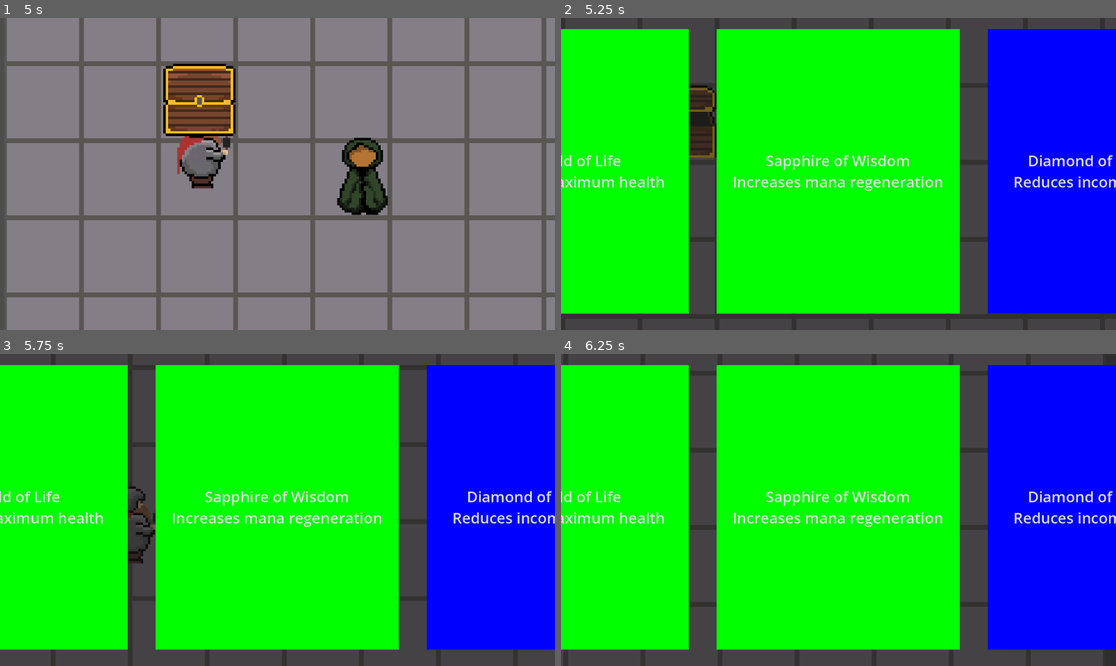
Above: before the commit, frames 1-4 (two rows, left to right).
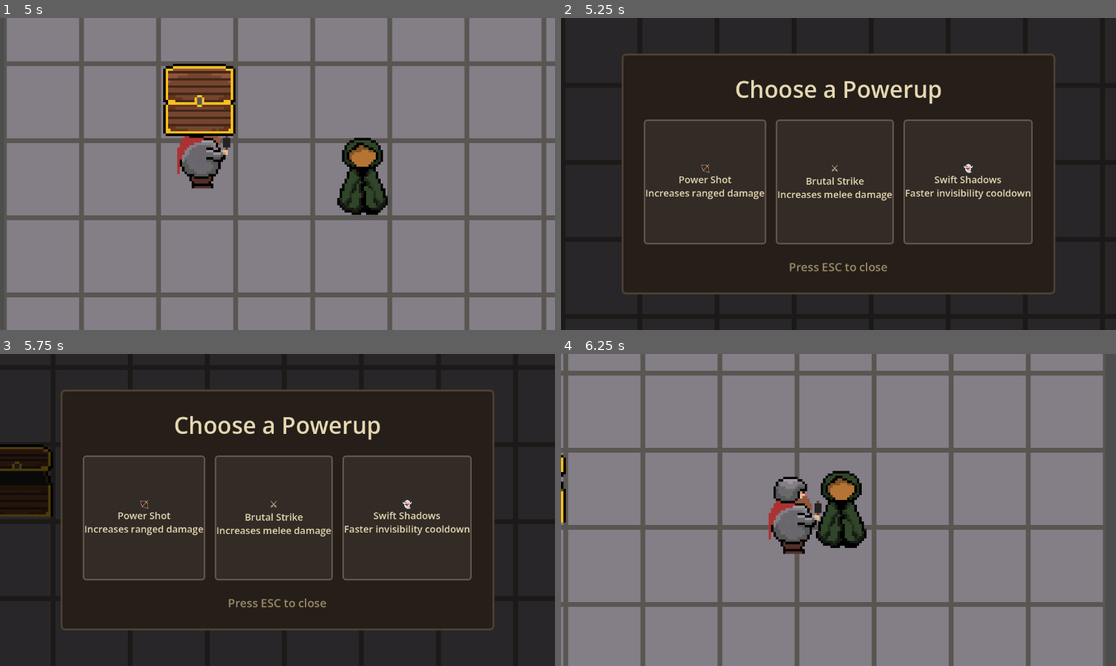
Above: after the commit, the same moments.

Repository: afilipovski/masked-descent
Game: Godot game, scene res://scenes/test_room.tscn
The game is run twice, just before and just after one commit, with the same random seed, the same clock (stepped at 60 frames per second) and the same inputs. This scene is started directly instead of the project's main scene. Sound files missing from this copy of the repository are replaced by a short silence.
Inputs (mouse positions are in pixels of both pictures, inside the frame that each line leads up to):
- Up to frame 1 (5 s): tap Enter (ui_accept) at 0.5, 0.77, 1.52, 3.02, 3.77, 4.52 s; hold W (move_up) 0.53-2.03 s; tap E (Interact) at 0.6, 2.85 s; tap Tab (cycle_mask) at 1.35, 3.6 s; hold A (move_left) 2.03-3.53 s; tap Shift (sprint) at 2.1, 4.35 s; hold S (move_down) 3.53-4.28 s; tap Escape (ui_cancel) at 4.15 s; hold D (move_right) from 4.28 s (still down)
- Up to frame 2 (5.25 s): release D (move_right) at 5.03 s; hold W (move_up) from 5.03 s (still down); tap E (Interact) at 5.1 s
- Up to frame 3 (5.75 s): keep holding W (move_up)
- Up to frame 4 (6.25 s): release W (move_up) at 5.75 s; click (705, 519) at 5.75 s, where only the run after the commit has a clickable "🏹 Power Shot Increases ranged…"

Frame 1 is identical in both runs. In frame 2, 96% of the frame differs, in the area x 0-100%, y 0-100%; in frame 3, 98%; in frame 4, 100%.
Error before the commit: Attempt to call function 'show' in base 'null instance' on a null instance. (res://scripts/player.gd:71)
Error after the commit: Attempt to call function 'show' in base 'null instance' on a null instance. (res://scripts/player.gd:74)

Commit message:
Improved chests

Diff:
--- a/scripts/combat_manager.gd
+++ b/scripts/combat_manager.gd
@@ -20,7 +20,7 @@
 const STEALTH_DURATION: float = 1.0
 const STEALTH_SPEED_MULTIPLIER: float = 1.5
 const STEALTH_OPACITY: float = 0.3
-const STEALTH_COOLDOWN: float = 3.0
+var STEALTH_COOLDOWN: float = 3.0  # Changed to var so it can be modified by powerups
 
 func _ready() -> void:
     set_process(true)
--- a/scripts/interactables/treasure_chest.gd
+++ b/scripts/interactables/treasure_chest.gd
@@ -1,18 +1,18 @@
 extends Node2D
 class_name TreasureChest
 
-signal chest_opened(gems: Array[GemData])
-
-@export var gem_selection_ui_scene: PackedScene
+signal chest_opened
+signal powerup_selected(powerup: PowerupData)
+
 @export var is_opened: bool = false
-@export var gems_to_offer: int = 3
 @export var open_sound: AudioStream
 
 var interaction_area: Area2D
 var animated_sprite: AnimatedSprite2D
-var gem_selection_ui: GemSelectionUI
+var chest_ui: Control
 var player_nearby: bool = false
 var open_sound_player: AudioStreamPlayer2D
+var available_powerups: Array[PowerupData] = []
 
 func _ready():
 	add_to_group("interactables")
@@ -124,36 +124,156 @@
 	elif animated_sprite and animated_sprite.sprite_frames and animated_sprite.sprite_frames.has_animation("open"):
 		animated_sprite.play("open")
 
-	# Generate random gems
-	var available_gems = GemData.get_random_gems(gems_to_offer)
-
-	# Show gem selection UI
-	_show_gem_selection(available_gems)
-
-func _show_gem_selection(gems: Array[GemData]):
+	# Get all powerups to offer
+	available_powerups = PowerupData.get_all_powerups()
+
+	# Show chest UI with powerups
+	_show_chest_ui()
+
+func _show_chest_ui():
 	# Create UI if it doesn't exist
-	if not gem_selection_ui:
-		# Create the UI programmatically since we don't have a scene file
-		gem_selection_ui = GemSelectionUI.new()
+	if not chest_ui:
+		chest_ui = _create_chest_ui()
 
 		# Create a CanvasLayer to ensure UI renders above everything and ignores camera
 		var canvas_layer = CanvasLayer.new()
+		canvas_layer.name = "ChestUILayer"
 		canvas_layer.layer = 100  # High layer to render on top
 		get_tree().current_scene.add_child(canvas_layer)
-		canvas_layer.add_child(gem_selection_ui)
-
-		gem_selection_ui.gem_selected.connect(_on_gem_selected)
-		gem_selection_ui.selection_cancelled.connect(_on_selection_cancelled)
-
-	if gem_selection_ui:
-		gem_selection_ui.show_gem_selection(gems)
-
-func _on_gem_selected(gem: GemData):
-	print("Player selected: ", gem.gem_name)
-	chest_opened.emit([gem])
-
-	# TODO: Add gem to player's mask inventory
-	# PlayerInventory.add_gem(gem)
-
-func _on_selection_cancelled():
-	print("Player cancelled gem selection")
+		canvas_layer.add_child(chest_ui)
+
+	# Lock player movement
+	var players = get_tree().get_nodes_in_group("player")
+	if players.size() > 0:
+		players[0].lock_movement()
+
+	chest_ui.show()
+	chest_opened.emit()
+
+func _create_chest_ui() -> Control:
+	var ui = Control.new()
+	ui.name = "ChestUI"
+	ui.set_anchors_preset(Control.PRESET_FULL_RECT)
+	ui.hide()
+
+	# Semi-transparent dark overlay
+	var overlay = ColorRect.new()
+	overlay.color = Color(0, 0, 0, 0.7)
+	overlay.set_anchors_preset(Control.PRESET_FULL_RECT)
+	ui.add_child(overlay)
+
+	# Get viewport size to center panel
+	var viewport_size = get_viewport().get_visible_rect().size
+
+	# Main panel with dungeon aesthetic - wider for 3 buttons
+	var panel = Panel.new()
+	panel.size = Vector2(900, 500)
+	panel.position = Vector2((viewport_size.x - 900) / 2, (viewport_size.y - 500) / 2)
+
+	# Dark stone-like background
+	var panel_style = StyleBoxFlat.new()
+	panel_style.bg_color = Color(0.15, 0.12, 0.1)  # Dark brownish stone
+	panel_style.border_color = Color(0.3, 0.25, 0.2)  # Lighter stone border
+	panel_style.border_width_left = 4
+	panel_style.border_width_right = 4
+	panel_style.border_width_top = 4
+	panel_style.border_width_bottom = 4
+	panel_style.corner_radius_top_left = 8
+	panel_style.corner_radius_top_right = 8
+	panel_style.corner_radius_bottom_left = 8
+	panel_style.corner_radius_bottom_right = 8
+	panel.add_theme_stylebox_override("panel", panel_style)
+
+	ui.add_child(panel)
+
+	# VBox for content
+	var vbox = VBoxContainer.new()
+	vbox.position = Vector2(40, 40)
+	vbox.size = Vector2(820, 420)
+	vbox.add_theme_constant_override("separation", 30)
+	panel.add_child(vbox)
+
+	# Title
+	var title = Label.new()
+	title.text = "Choose a Powerup"
+	title.horizontal_alignment = HORIZONTAL_ALIGNMENT_CENTER
+	title.add_theme_font_size_override("font_size", 48)
+	title.add_theme_color_override("font_color", Color(0.9, 0.85, 0.7))  # Parchment color
+	vbox.add_child(title)
+
+	# Powerup buttons container
+	var button_container = HBoxContainer.new()
+	button_container.alignment = BoxContainer.ALIGNMENT_CENTER
+	button_container.size_flags_vertical = Control.SIZE_EXPAND_FILL
+	button_container.add_theme_constant_override("separation", 20)
+	vbox.add_child(button_container)
+
+	# Create a button for each powerup
+	for powerup in available_powerups:
+		var button = _create_powerup_button(powerup)
+		button_container.add_child(button)
+
+	# Close instruction
+	var close_label = Label.new()
+	close_label.text = "Press ESC to close"
+	close_label.horizontal_alignment = HORIZONTAL_ALIGNMENT_CENTER
+	close_label.add_theme_font_size_override("font_size", 24)
+	close_label.add_theme_color_override("font_color", Color(0.6, 0.55, 0.4))
+	vbox.add_child(close_label)
+
+	return ui
+
+func _create_powerup_button(powerup: PowerupData) -> Button:
+	var button = Button.new()
+	button.custom_minimum_size = Vector2(240, 240)
+
+	# Dark button style
+	var normal_style = StyleBoxFlat.new()
+	normal_style.bg_color = Color(0.2, 0.17, 0.15)
+	normal_style.border_color = Color(0.4, 0.35, 0.3)
+	normal_style.border_width_left = 3
+	normal_style.border_width_right = 3
+	normal_style.border_width_top = 3
+	normal_style.border_width_bottom = 3
+	normal_style.corner_radius_top_left = 6
+	normal_style.corner_radius_top_right = 6
+	normal_style.corner_radius_bottom_left = 6
+	normal_style.corner_radius_bottom_right = 6
+
+	var hover_style = normal_style.duplicate()
+	hover_style.bg_color = Color(0.3, 0.25, 0.2)
+	hover_style.border_color = Color(0.6, 0.5, 0.4)
+
+	button.add_theme_stylebox_override("normal", normal_style)
+	button.add_theme_stylebox_override("hover", hover_style)
+	button.add_theme_stylebox_override("pressed", hover_style)
+
+	# Button text
+	button.text = powerup.icon_text + "\n\n" + powerup.display_name + "\n\n" + powerup.description
+	button.add_theme_font_size_override("font_size", 20)
+	button.add_theme_color_override("font_color", Color(0.9, 0.85, 0.7))
+
+	# Connect button press
+	button.pressed.connect(_on_powerup_selected.bind(powerup))
+
+	return button
+
+func _on_powerup_selected(powerup: PowerupData):
+	print("Player selected powerup: ", powerup.display_name)
+	powerup_selected.emit(powerup)
+	_close_chest_ui()
+
+func _input(event):
+	# Handle ESC key to close chest UI
+	if chest_ui and chest_ui.visible and event.is_action_pressed("ui_cancel"):
+		_close_chest_ui()
+		get_viewport().set_input_as_handled()
+
+func _close_chest_ui():
+	if chest_ui:
+		chest_ui.hide()
+
+		# Unlock player movement
+		var players = get_tree().get_nodes_in_group("player")
+		if players.size() > 0:
+			players[0].unlock_movement()
--- a/scripts/player.gd
+++ b/scripts/player.gd
@@ -27,6 +27,7 @@
 # Mask textures
 var mask_textures = []
 @onready var combat_manager: CombatManager = CombatManager.new()
+@onready var powerup_manager: PowerupManager = PowerupManager.new()
 @onready var sprite: Sprite2D = $Sprite2D
 var movement_locked: bool = false
 var is_dead: bool = false
@@ -37,8 +38,10 @@
 func _ready() -> void:
 	add_to_group(Groups.PLAYER)
 	combat_manager.name = "CombatManager"
+	powerup_manager.name = "PowerupManager"
 
 	add_child(combat_manager)
+	add_child(powerup_manager)
 	health = max_health
 	reset_position()
 
@@ -167,6 +170,10 @@
 	var spawn_offset = direction.normalized() * 20
 	projectile.global_position = global_position + spawn_offset
 
+	# Set projectile damage from powerup manager
+	if "damage" in projectile:
+		projectile.damage = powerup_manager.get_ranged_damage()
+
 	if projectile.has_method("set_direction"):
 		projectile.set_direction(direction)
 	elif "velocity" in projectile:
@@ -253,7 +260,7 @@
 
 func spawn_melee_hitbox(direction: Vector2) -> void:
 	var hitbox = MELEE_HITBOX.instantiate()
-	var combo_damage = combat_manager.get_melee_damage()
+	var combo_damage = powerup_manager.get_melee_damage(combat_manager.melee_combo_count)
 	var combo_scale = combat_manager.get_melee_scale()
 	var offset = direction.normalized() * 20
 	var swoosh = SWOOSH_ATTACK.instantiate()
@@ -284,6 +291,9 @@
 			if interactable.has_method("open_chest"):
 				if not interactable.is_opened:
 					print("Opening chest...")
+					# Connect to powerup selection if not already connected
+					if not interactable.powerup_selected.is_connected(_on_powerup_selected):
+						interactable.powerup_selected.connect(_on_powerup_selected)
 					interactable.open_chest()
 				else:
 					print("Chest is already opened")
@@ -305,6 +315,14 @@
 
 func _on_stealth_deactivated():
 	disable_enemy_phasing()
+
+func _on_powerup_selected(powerup: PowerupData):
+	print("Applying powerup: ", powerup.display_name)
+	powerup_manager.apply_powerup(powerup)
+
+	# Update combat manager cooldown if stealth powerup was selected
+	if powerup.type == PowerupData.Type.STEALTH_COOLDOWN:
+		combat_manager.STEALTH_COOLDOWN = powerup_manager.get_stealth_cooldown()
 
 func enable_enemy_phasing():
 	# Remove player from physics layers so enemies can't detect us
--- /dev/null
+++ b/scripts/powerup_data.gd
@@ -0,0 +1,36 @@
+extends Node
+class_name PowerupData
+
+enum Type {
+	RANGED_DAMAGE,
+	MELEE_DAMAGE,
+	STEALTH_COOLDOWN
+}
+
+var type: Type
+var display_name: String
+var description: String
+var icon_text: String  # Emoji or short text to display
+
+func _init(p_type: Type):
+	type = p_type
+	match type:
+		Type.RANGED_DAMAGE:
+			display_name = "Power Shot"
+			description = "Increases ranged damage"
+			icon_text = "🏹"
+		Type.MELEE_DAMAGE:
+			display_name = "Brutal Strike"
+			description = "Increases melee damage"
+			icon_text = "⚔️"
+		Type.STEALTH_COOLDOWN:
+			display_name = "Swift Shadows"
+			description = "Faster invisibility cooldown"
+			icon_text = "👻"
+
+static func get_all_powerups() -> Array[PowerupData]:
+	var powerups: Array[PowerupData] = []
+	powerups.append(PowerupData.new(Type.RANGED_DAMAGE))
+	powerups.append(PowerupData.new(Type.MELEE_DAMAGE))
+	powerups.append(PowerupData.new(Type.STEALTH_COOLDOWN))
+	return powerups
--- /dev/null
+++ b/scripts/powerup_manager.gd
@@ -0,0 +1,37 @@
+extends Node
+class_name PowerupManager
+
+signal powerup_applied(powerup: PowerupData)
+
+var ranged_damage_bonus: int = 0
+var melee_damage_bonus: int = 0
+var stealth_cooldown_reduction: float = 0.0
+
+func apply_powerup(powerup: PowerupData) -> void:
+	match powerup.type:
+		PowerupData.Type.RANGED_DAMAGE:
+			ranged_damage_bonus += 1
+			print("Applied Ranged Damage powerup! Total bonus: +", ranged_damage_bonus)
+		PowerupData.Type.MELEE_DAMAGE:
+			melee_damage_bonus += 1
+			print("Applied Melee Damage powerup! Total bonus: +", melee_damage_bonus)
+		PowerupData.Type.STEALTH_COOLDOWN:
+			stealth_cooldown_reduction += 0.5  # Reduce cooldown by 0.5 seconds
+			print("Applied Stealth Cooldown powerup! Total reduction: -", stealth_cooldown_reduction, "s")
+
+	powerup_applied.emit(powerup)
+
+func get_ranged_damage() -> int:
+	return 2 + ranged_damage_bonus  # Base damage + bonus
+
+func get_melee_damage(combo_count: int) -> int:
+	var base_damage: int
+	match combo_count:
+		1: base_damage = 3
+		2: base_damage = 4
+		3: base_damage = 6
+		_: base_damage = 3
+	return base_damage + melee_damage_bonus
+
+func get_stealth_cooldown() -> float:
+	return max(0.5, 3.0 - stealth_cooldown_reduction)  # Minimum 0.5s cooldown
Not shown, added: scripts/powerup_data.gd.uid
Not shown, added: scripts/powerup_manager.gd.uid
